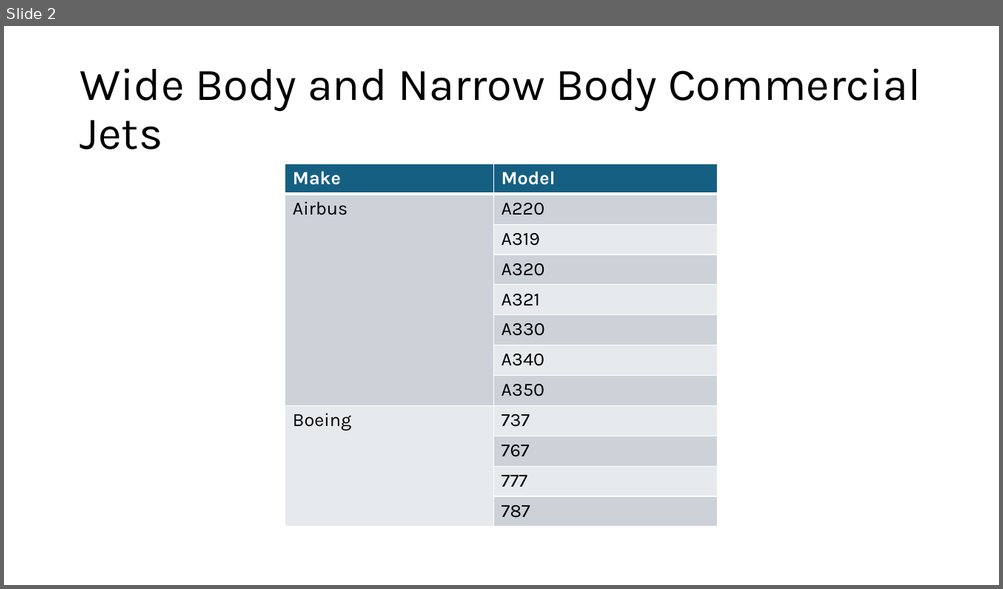
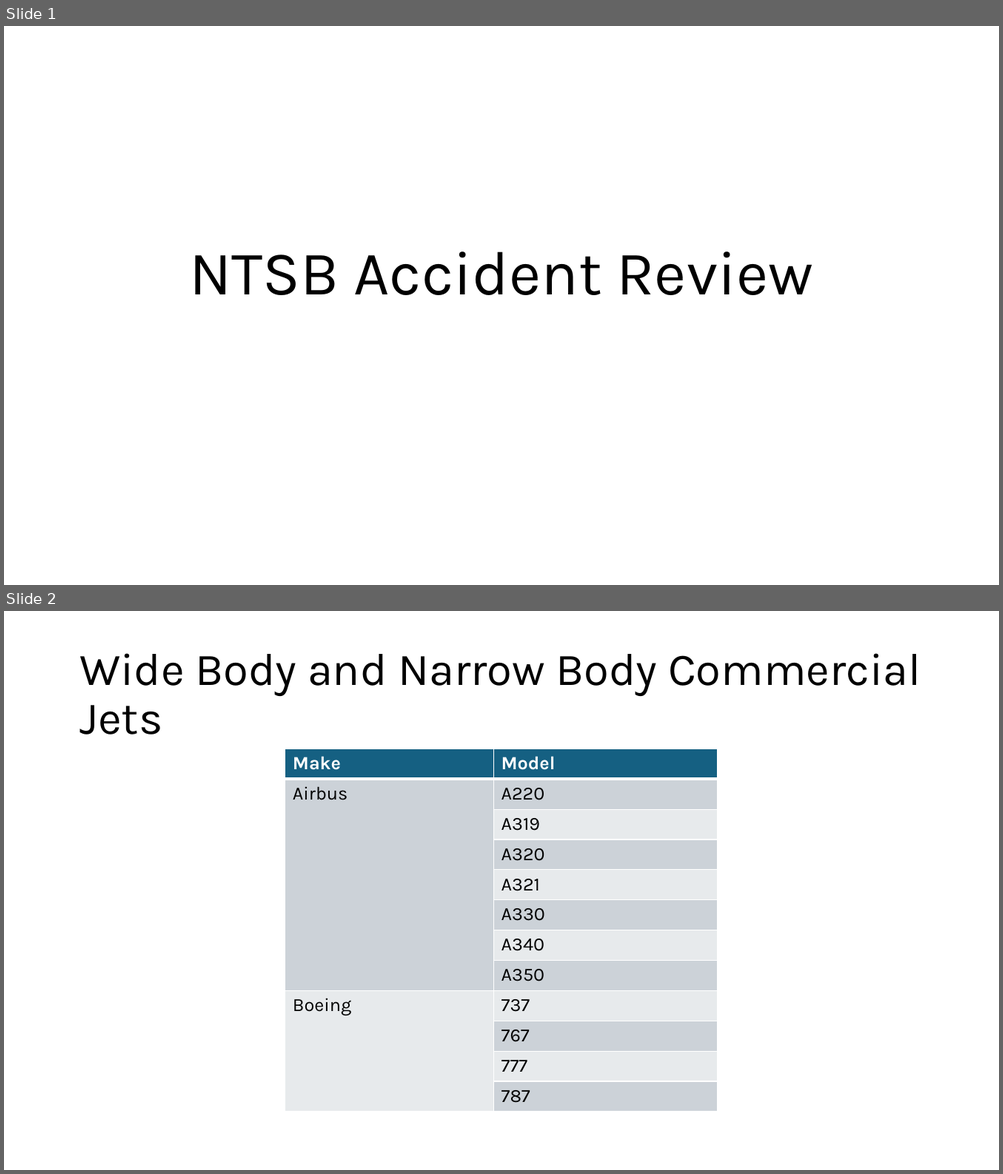
Before and after one commit to jgoett2/AirplaneRecommendations, a slide deck: Presentation.pptx. Shown one above the other, each under a label of ours: slide 2 before the commit, slides 1 and 2 after it. The pictures are 1003x589 and 1003x1174 pixels, drawn with LibreOffice and Linux fonts; fonts in the diff are those of the drawing. Boxes give left, top, right and bottom in pixels: in the first picture for what was removed or moved away, otherwise in the second. Text is boxed around its words. In the diff, an @@ line names an element or a change of style, - is before the commit and + after.

```diff
--- a/Presentation.pptx
+++ b/Presentation.pptx
@@ slide 1 added at <box>4,26,999,585</box>, background #FFFFFF @@
@@ title added at <box>189,252,814,295</box>, 60 pt, text #000000 @@
+NTSB Accident Review
```
Also in this commit, not shown: 5 other slides added, 3 slides removed, 1 other file.
